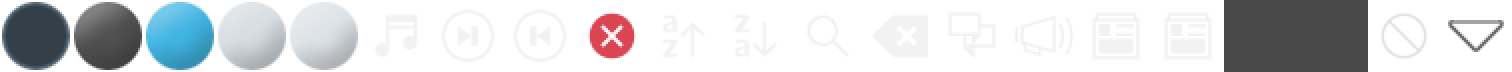
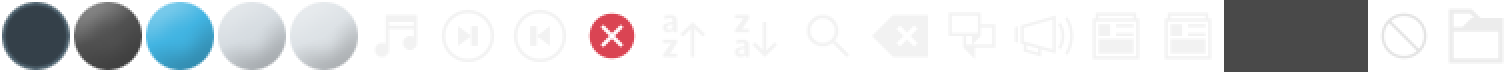
Revision of a layered 1512×72 image; what changed, layer by layer:
painted on "Eingefügte Ebene #16" over [1448, 8, 1504, 64]
